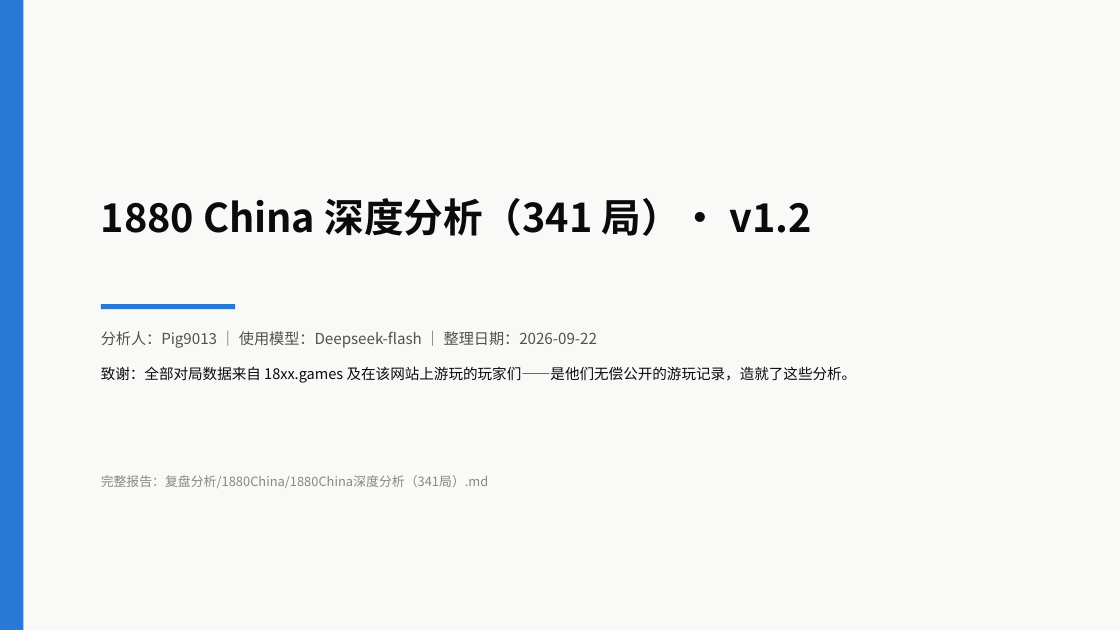
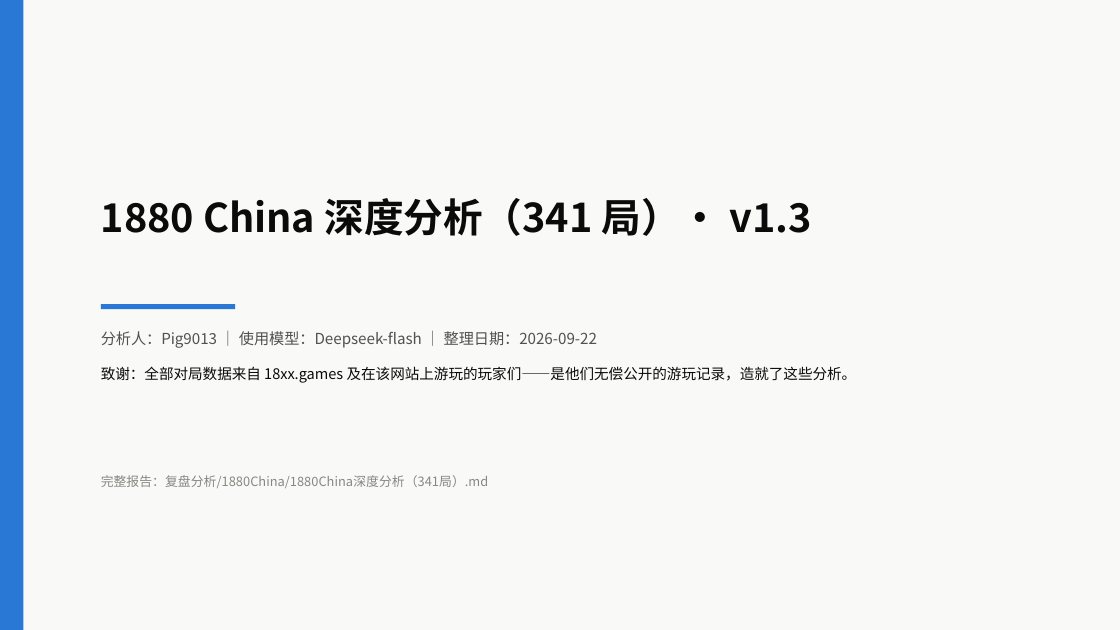
Before and after one commit to Pig9013/18xx-analysis, a slide deck: slide 48 of works/1880China/1880China深度分析（341局）.pptx. Drawn at 1120x630 pixels with LibreOffice and Linux fonts; fonts in the diff are those of the drawing. Boxes give left, top, right and bottom in pixels: in the first picture for what was removed or moved away, otherwise in the second. Text is boxed around its words. In the diff, an @@ line names an element or a change of style, - is before the commit and + after.

```diff
--- a/works/1880China/1880China深度分析（341局）.pptx
+++ b/works/1880China/1880China深度分析（341局）.pptx
@@ text at [101, 198, 811, 236]: text changed @@
-1880 China 深度分析（341 局）· v1.2
+1880 China 深度分析（341 局）· v1.3
```
Also in this commit, not shown: 2 other slides changed, 5 other files.
